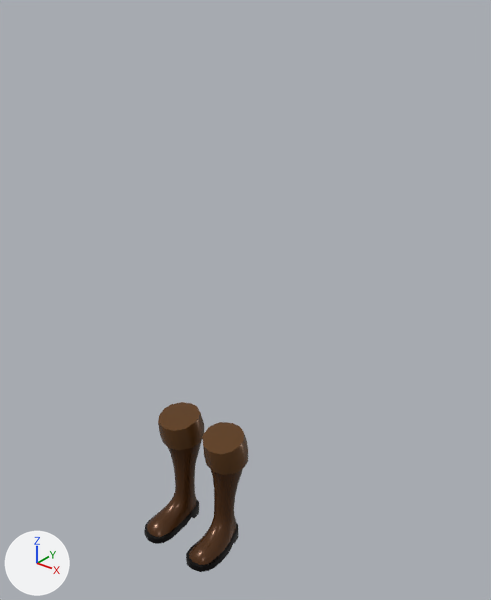
Renders of the glTF model public/avatar/models/outfits/base/sm_female_base_boots.glb from each side of a commit.
Rendered twice from a 50 mm camera at (1.443, -1.505, 2.035) aimed at (0.118, 0.151, 1.009). The lights are fixed; the arrows at lower left show +X, +Y and +Z. The picture after the commit comes second. Where no turn or scale is listed for an object, it has been applied to the vertices.

Before the edit, the objects in view are built like this:
```python
me_sm_female_base_boots = bpy.data.meshes.new('SM_Female_Base_Boots')
me_sm_female_base_boots.from_pydata(...)  # 452 vertices, 896 faces; spans x -0.198..0.198, y -0.171..0.131, z 0.0..0.502
me_sm_female_base_boots.materials.append(mat_m_texture)
ob_sm_female_base_arms = bpy.data.objects.new('SM_Female_Base_Arms', None)
ob_sm_female_base_arms.parent = ob_rootnode
ob_sm_female_base_arms.location = (0.0, 0.0, 0.0)
ob_sm_female_base_arms.scale = (100.0, 100.0, 100.0)
ob_sm_female_base_body = bpy.data.objects.new('SM_Female_Base_Body', None)
ob_sm_female_base_body.parent = ob_rootnode
ob_sm_female_base_body.location = (0.0, 0.0, 0.0)
ob_sm_female_base_body.scale = (100.0, 100.0, 100.0)
ob_sm_female_base_boots = bpy.data.objects.new('SM_Female_Base_Boots', me_sm_female_base_boots)
ob_sm_female_base_boots.location = (0.0, 0.0, 0.0)
ob_sm_female_base_legs = bpy.data.objects.new('SM_Female_Base_Legs', None)
ob_sm_female_base_legs.parent = ob_rootnode
ob_sm_female_base_legs.location = (0.0, 0.0, 0.0)
ob_sm_female_base_legs.scale = (100.0, 100.0, 100.0)
ob_sm_female_body_face_01 = bpy.data.objects.new('SM_Female_Body_Face_01', None)
ob_sm_female_body_face_01.parent = ob_rootnode
ob_sm_female_body_face_01.location = (0.0, 0.0, 0.0)
ob_sm_female_body_face_01.scale = (100.0, 100.0, 100.0)
ob_sm_female_hair_01 = bpy.data.objects.new('SM_Female_Hair_01', None)
ob_sm_female_hair_01.parent = ob_rootnode
ob_sm_female_hair_01.location = (0.0, 0.0, 0.0)
ob_sm_female_hair_01.scale = (100.0, 100.0, 100.0)
```
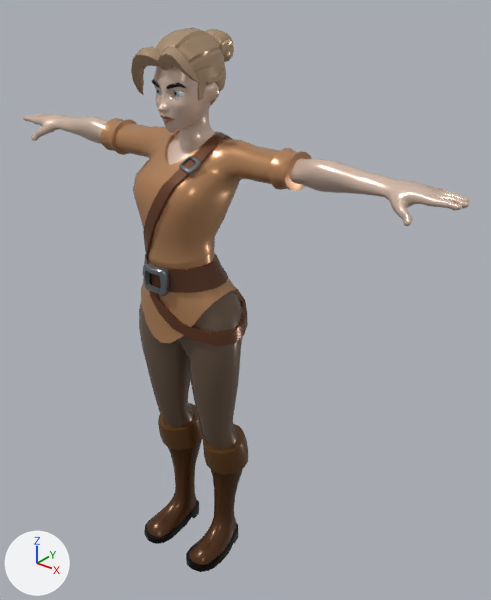
Location of each change, (x1, y1, x2, y2) in pixels of the pictures (491 x 600 px):
'SM_Female_Base_Body', now drawn: after (100, 118, 312, 296)
'SM_Female_Base_Legs', now drawn: after (139, 278, 248, 450)
'SM_Female_Base_Arms', now drawn: after (23, 113, 470, 226)
'SM_Female_Hair_01', now drawn: after (131, 27, 234, 105)
'SM_Female_Body_Face_01', now drawn: after (152, 66, 219, 165)
    faces in mat_m_skin: (154, 66, 219, 165)

Patch to the scene script:
```diff
--- a/public/avatar/models/outfits/base/sm_female_base_boots.glb.py
+++ b/public/avatar/models/outfits/base/sm_female_base_boots.glb.py
@@ mat_m_hair @@
+mat_m_hair = bpy.data.materials.new('M_hair')
+# nodes: BsdfPrincipled, Mix, OutputMaterial, VertexColor
+# colours: beige #b89b7c, mixed with the vertex colours
@@ mat_m_skin @@
+mat_m_skin = bpy.data.materials.new('M_skin')
+# nodes: BsdfPrincipled, Mix, OutputMaterial, VertexColor
+# colours: beige #e5c9b7, mixed with the vertex colours
@@ mat_m_eye @@
+mat_m_eye = bpy.data.materials.new('M_eye')
+# nodes: BsdfPrincipled, Mix, OutputMaterial, VertexColor
+# colours: cyan #b4d5dd, mixed with the vertex colours
@@ me_sm_female_hair_01 @@
+me_sm_female_hair_01.from_pydata(...)  # 523 vertices, 996 faces; spans x -0.00119..0.00107, y -0.00117..0.00202, z 0.01657..0.01886
+me_sm_female_hair_01.materials.append(mat_m_hair)
@@ me_sm_female_body_face_01 @@
+me_sm_female_body_face_01.from_pydata(...)  # 1054 vertices, 2006 faces; spans x -0.00106..0.00106, y -0.00101..0.00134, z 0.01479..0.01857
+# faces by material slot: [1302, 352, 288, 64]
+me_sm_female_body_face_01.materials.append(mat_m_skin)
+me_sm_female_body_face_01.materials.append(mat_m_texture)
+me_sm_female_body_face_01.materials.append(mat_m_hair)
+me_sm_female_body_face_01.materials.append(mat_m_eye)
@@ me_sm_female_base_legs @@
+me_sm_female_base_legs.from_pydata(...)  # 602 vertices, 1156 faces; spans x -0.00206..0.00212, y -0.00148..0.00142, z 0.00453..0.0117
+me_sm_female_base_legs.materials.append(mat_m_texture)
@@ me_sm_female_base_body @@
+me_sm_female_base_body.from_pydata(...)  # 1121 vertices, 2160 faces; spans x -0.00394..0.00394, y -0.00171..0.00154, z 0.01114..0.01591
+me_sm_female_base_body.materials.append(mat_m_texture)
@@ me_sm_female_base_arms @@
+me_sm_female_base_arms.from_pydata(...)  # 1244 vertices, 2452 faces; spans x -0.0088..0.0088, y -0.0002..0.0013, z 0.0146..0.0157
+me_sm_female_base_arms.materials.append(mat_m_skin)
@@ ob_sm_female_base_arms @@
-ob_sm_female_base_arms = bpy.data.objects.new('SM_Female_Base_Arms', None)
+ob_sm_female_base_arms = bpy.data.objects.new('SM_Female_Base_Arms', me_sm_female_base_arms)
 ob_sm_female_base_arms.parent = ob_rootnode
@@ ob_sm_female_base_body @@
-ob_sm_female_base_body = bpy.data.objects.new('SM_Female_Base_Body', None)
+ob_sm_female_base_body = bpy.data.objects.new('SM_Female_Base_Body', me_sm_female_base_body)
 ob_sm_female_base_body.parent = ob_rootnode
@@ ob_sm_female_base_legs @@
-ob_sm_female_base_legs = bpy.data.objects.new('SM_Female_Base_Legs', None)
+ob_sm_female_base_legs = bpy.data.objects.new('SM_Female_Base_Legs', me_sm_female_base_legs)
 ob_sm_female_base_legs.parent = ob_rootnode
@@ ob_sm_female_body_face_01 @@
-ob_sm_female_body_face_01 = bpy.data.objects.new('SM_Female_Body_Face_01', None)
+ob_sm_female_body_face_01 = bpy.data.objects.new('SM_Female_Body_Face_01', me_sm_female_body_face_01)
 ob_sm_female_body_face_01.parent = ob_rootnode
@@ ob_sm_female_hair_01 @@
-ob_sm_female_hair_01 = bpy.data.objects.new('SM_Female_Hair_01', None)
+ob_sm_female_hair_01 = bpy.data.objects.new('SM_Female_Hair_01', me_sm_female_hair_01)
 ob_sm_female_hair_01.parent = ob_rootnode
```
